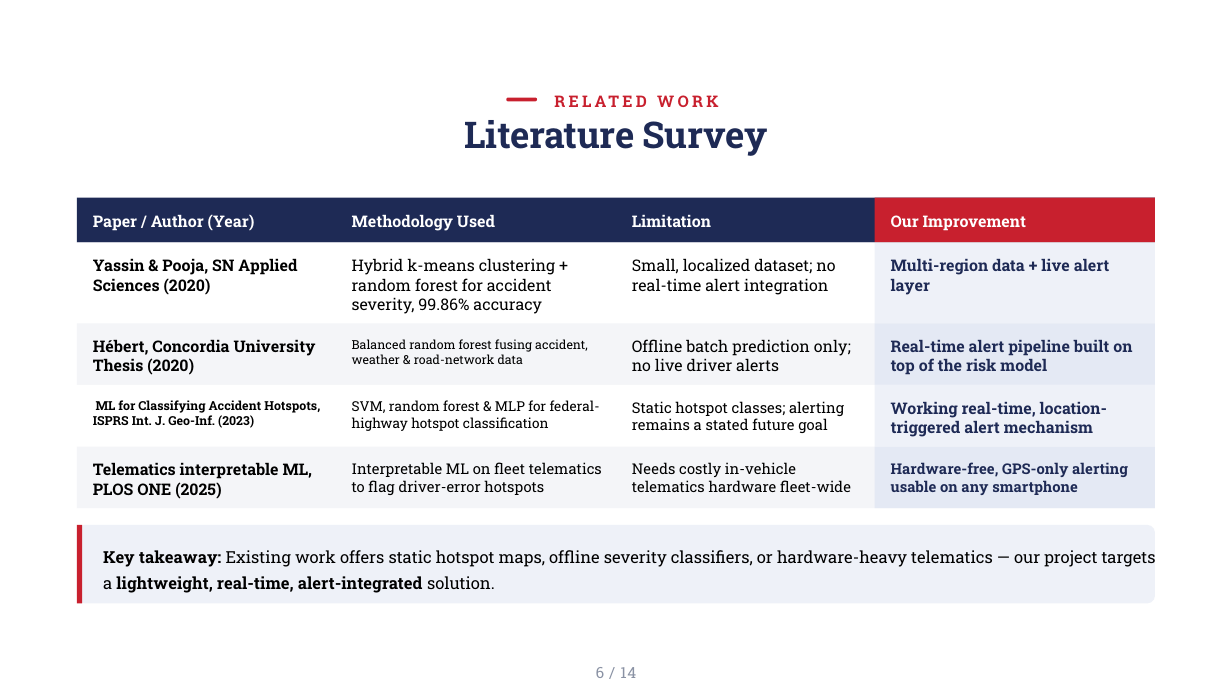
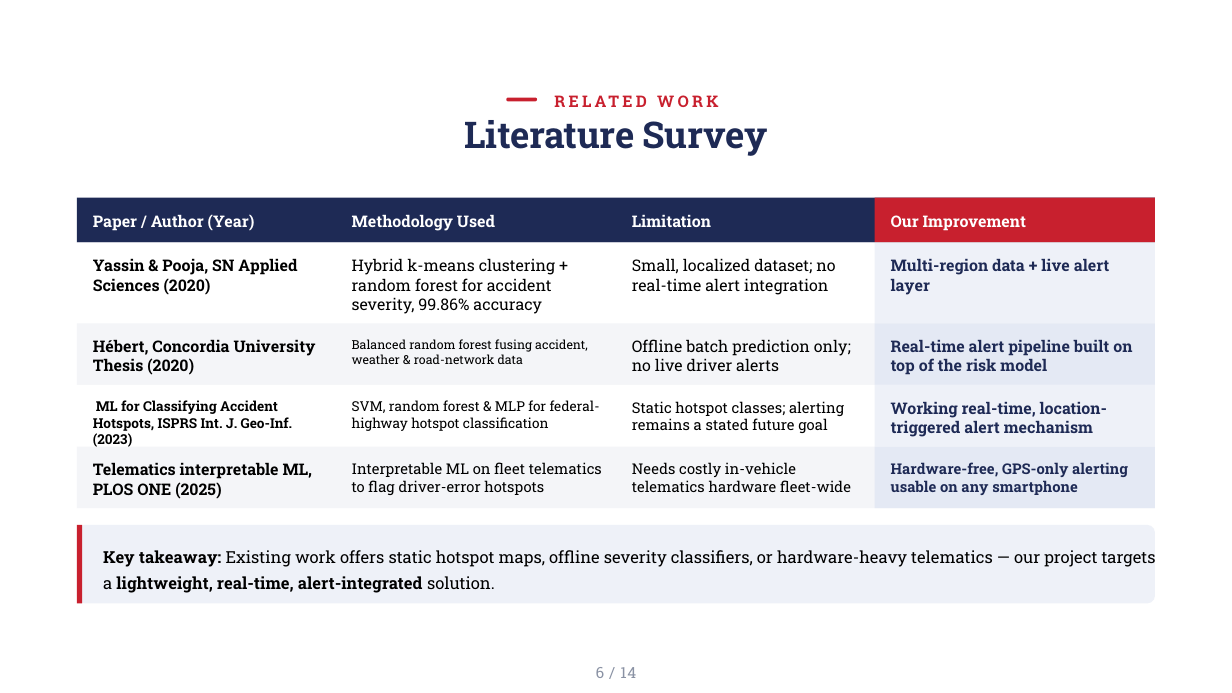
Before and after one commit to Shanmukhcr7/SafeRoute-AI, a slide deck: slide 6 of AI_Road_Accident_RiskZone_Detection_Review1_UPDATED_FIXED.pptx. Drawn at 1232x693 pixels with LibreOffice and Linux fonts; fonts in the diff are those of the drawing; background and template pictures are left out. Boxes give left, top, right and bottom in pixels: in the first picture for what was removed or moved away, otherwise in the second. Text is boxed around its words. In the diff, an @@ line names an element or a change of style, - is before the commit and + after.

```diff
--- a/AI_Road_Accident_RiskZone_Detection_Review1_UPDATED_FIXED.pptx
+++ b/AI_Road_Accident_RiskZone_Detection_Review1_UPDATED_FIXED.pptx
@@ text "ML for Classifying Accident Hotspots, ..." at (93, 400, 292, 447): size 14.5 to 16 pt @@
```
Also in this commit, not shown: 4 other files.
